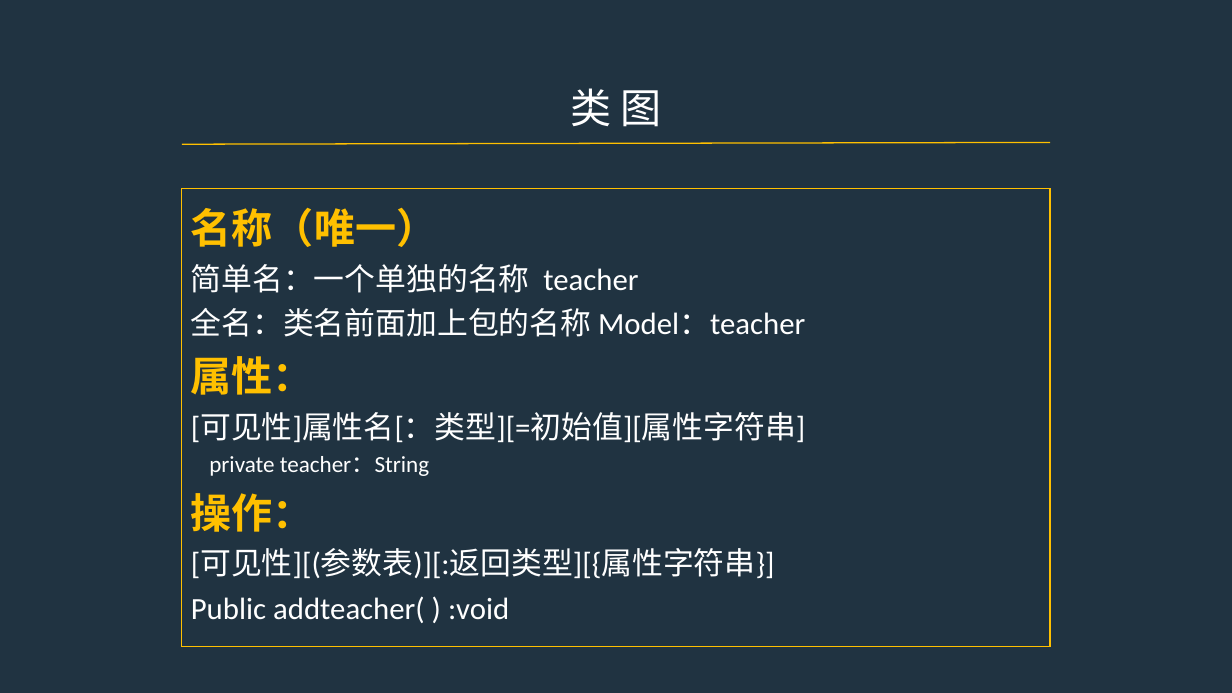
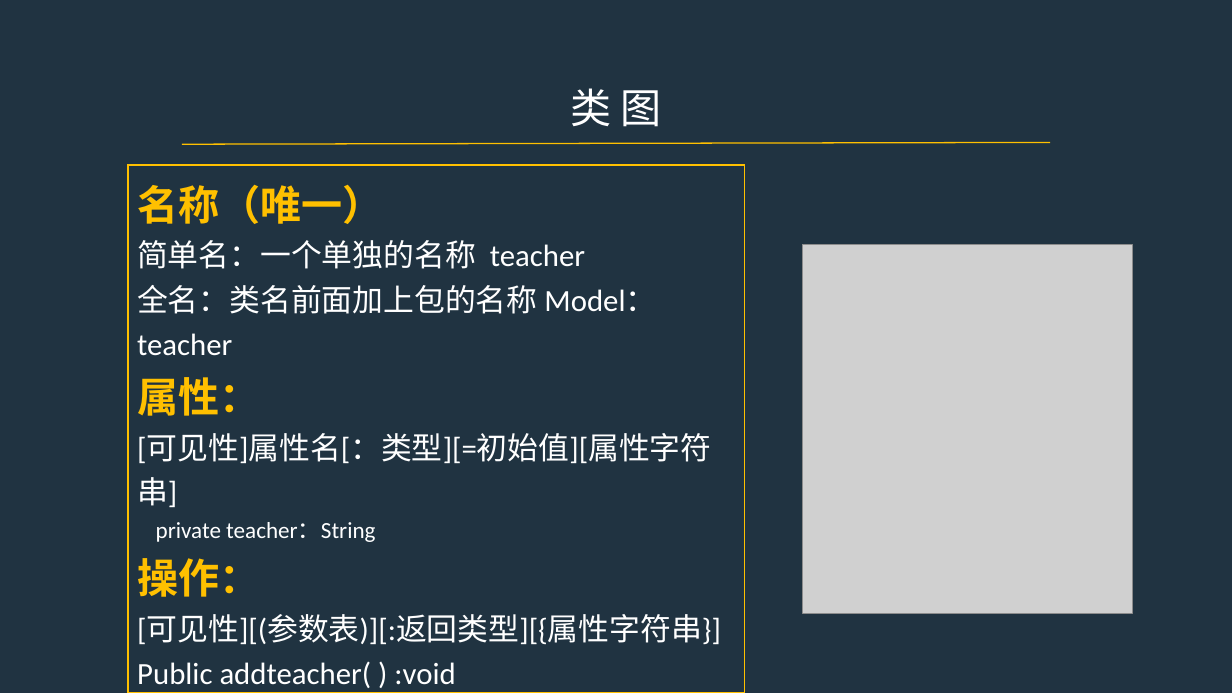
Before and after one commit to PRD2017-G07/G07-teamwork, a slide deck: slide 14 of 0PPT/UML图.pptx (slide 13 before the commit). Drawn at 1232x693 pixels with LibreOffice and Linux fonts; fonts in the diff are those of the drawing; grey boxes stand for pictures. Boxes give left, top, right and bottom in pixels: in the first picture for what was removed or moved away, otherwise in the second. Text is boxed around its words. In the diff, an @@ line names an element or a change of style, - is before the commit and + after.

```diff
--- a/0PPT/UML图.pptx
+++ b/0PPT/UML图.pptx
@@ rectangle "名称（唯一）": place and size @@
-rectangle "名称（唯一）" at (182, 189, 1051, 647)
+rectangle "名称（唯一）" at (128, 165, 745, 693)
@@ picture added at (803, 244, 1132, 614) @@
```
Also in this commit, not shown: 15 other slides changed, 3 slides added, 3 slides removed.
